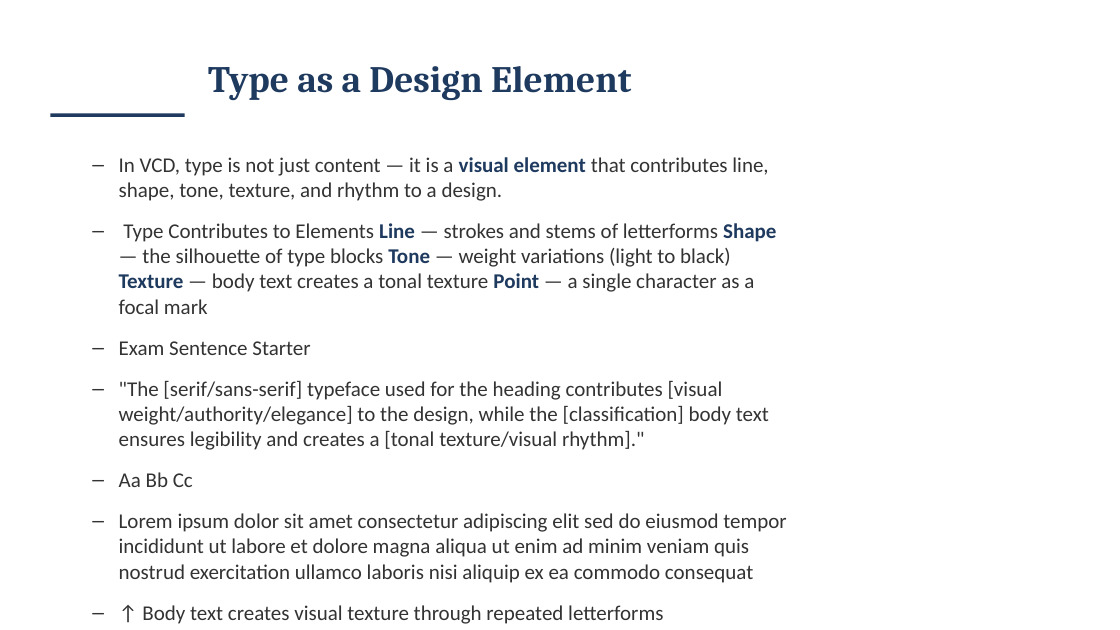
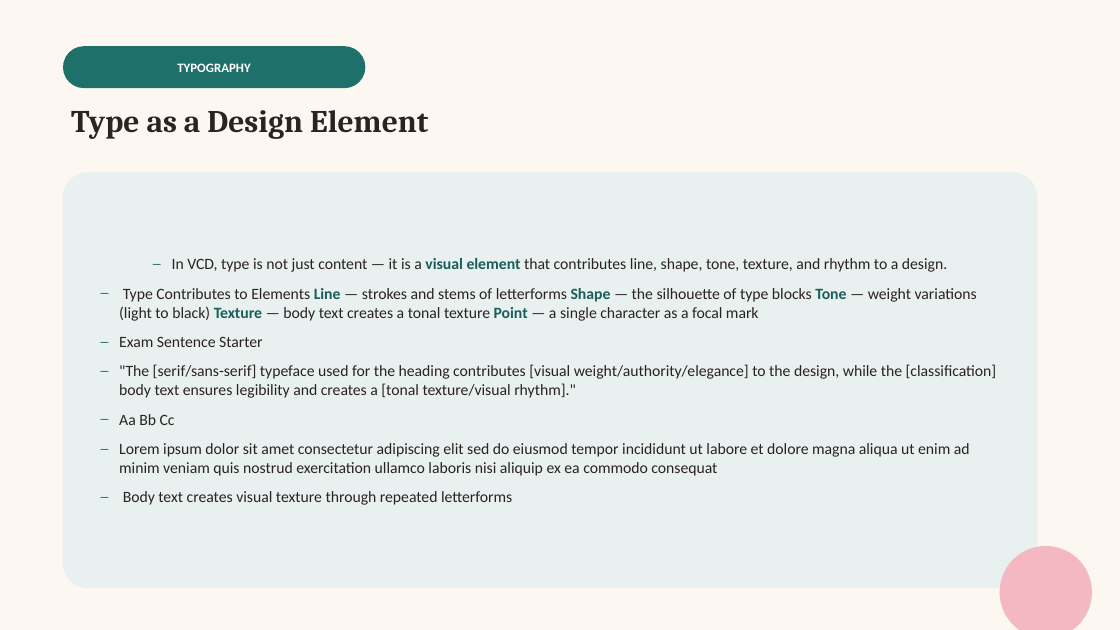
Before and after one commit to melodywyc0710/chuck, a slide deck: slide 45 of teaching-materials/vcd-vce/powerpoint/Unit1-Finding-Design-Solutions.pptx. Drawn at 1120x630 pixels with LibreOffice and Linux fonts; fonts in the diff are those of the drawing. Boxes give left, top, right and bottom in pixels: in the first picture for what was removed or moved away, otherwise in the second. Text is boxed around its words. In the diff, an @@ line names an element or a change of style, - is before the commit and + after.

```diff
--- a/teaching-materials/vcd-vce/powerpoint/Unit1-Finding-Design-Solutions.pptx
+++ b/teaching-materials/vcd-vce/powerpoint/Unit1-Finding-Design-Solutions.pptx
@@ background #FFFFFF to #FCF8F1 @@
@@ rounded rectangle added at (63, 46, 365, 88), fill #1F6F6B, 11 pt, text #FFFFFF, bold @@
+TYPOGRAPHY
@@ rectangle removed at (50, 113, 185, 117) @@
@@ text "Type as a Design Element": place and size @@
-text "Type as a Design Element" at (208, 66, 631, 100)
+text "Type as a Design Element" at (71, 110, 428, 139)
@@ text "Type as a Design Element" at (71, 110, 428, 139): size 32 to 27 pt, text colour #1F3A5F to #2B2320; alignment centre to left; vertical alignment middle to top @@
@@ rounded rectangle "In VCD, type is not ...": place and size @@
-rounded rectangle "In VCD, type is not ..." at (119, 157, 786, 624)
+rounded rectangle "In VCD, type is not ..." at (63, 172, 1038, 588)
@@ rounded rectangle "In VCD, type is not ..." at (63, 172, 1038, 588): vertical alignment top to middle; fill none to #E8F0F0 @@
@@ text in rounded rectangle at (119, 258, 997, 476): size 18 to 13.5 pt; text colour #333333 to #2B2320 in "In VCD, type is not just content ...", "Type Contributes to Elements — strokes and ...", "Exam Sentence Starter", ""The [serif/sans-serif] typeface used for the heading ..." and 2 more places; text colour #1F3A5F to #1A5E5A in "visual element", "Line Shape Tone Texture Point"; alignment left to centre; list level 2 to 1 in "In VCD, type is not ..."; list level 2 to 1 in "Type Contributes to Elements Line ..."; list level 2 to 1 in "Exam Sentence Starter"; list level 2 to 1 in ""The [serif/sans-serif] typeface used for ..."; list level 2 to 1 in "Aa Bb Cc"; list level 2 to 1 in "Lorem ipsum dolor sit amet ..." @@
@@ text in rounded rectangle at (123, 491, 512, 505): text changed; size 18 to 13.5 pt; text colour #333333 to #2B2320 @@
-  – ↑ Body text creates visual texture through repeated letterforms
+– Body text creates visual texture through repeated letterforms
@@ ellipse added at (1000, 546, 1092, 630), fill #F4B8C3 @@
```
Also in this commit, not shown: 58 other slides changed, 1 slide added, 33 other files.
